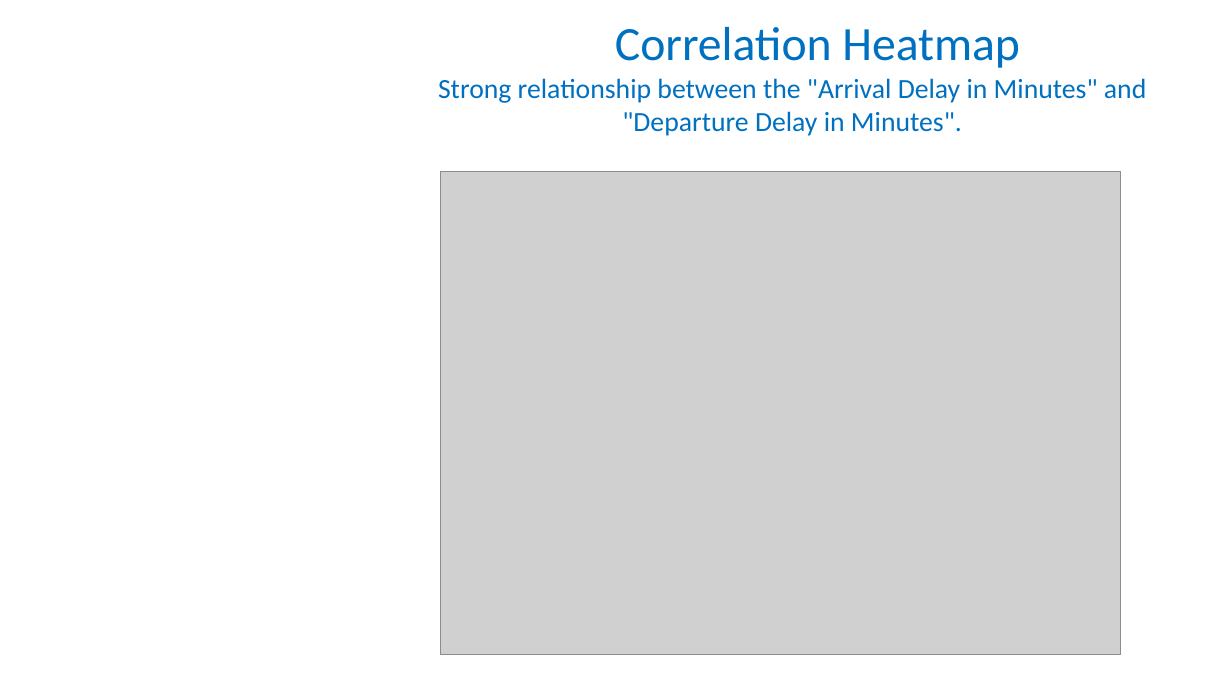
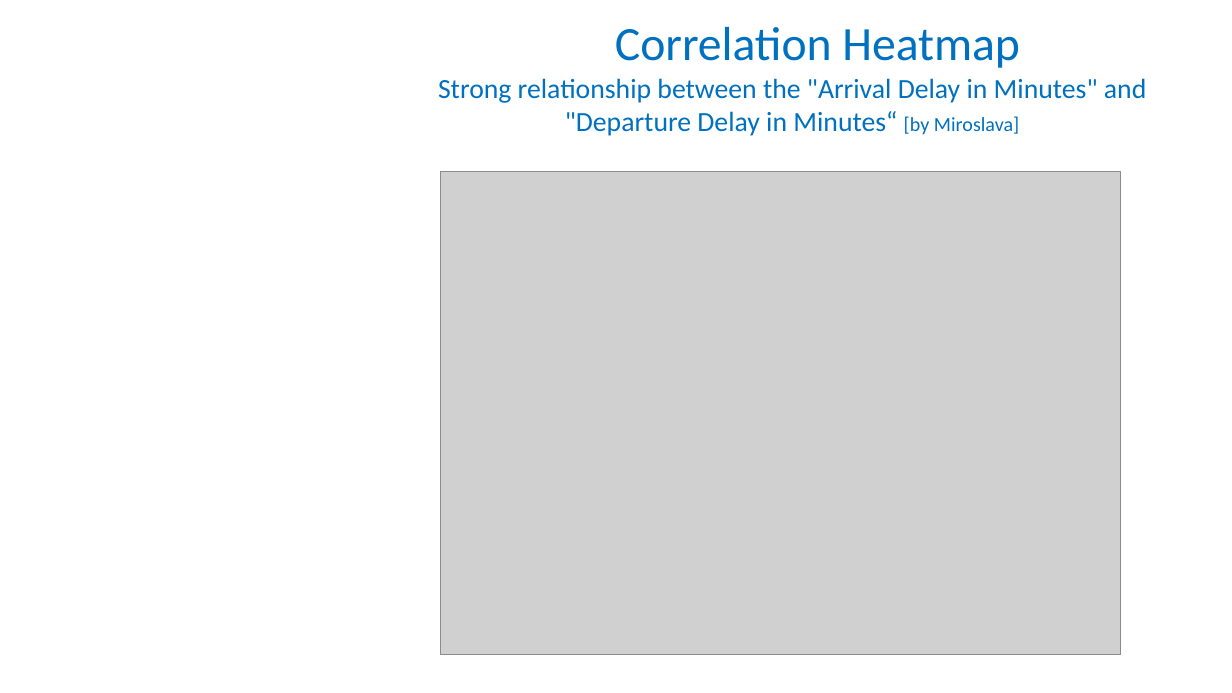
Before and after one commit to ZygimantasJakubauskas/Mashine-Learning-CA1, a slide deck: slide 3 of ML/PPT_ML_CA1_26 Nov 23.pptx. Drawn at 1232x693 pixels with LibreOffice and Linux fonts; fonts in the diff are those of the drawing; grey boxes stand for pictures; background and template pictures are left out. Boxes give left, top, right and bottom in pixels: in the first picture for what was removed or moved away, otherwise in the second. Text is boxed around its words. In the diff, an @@ line names an element or a change of style, - is before the commit and + after.

Commit message:
Final PPT

```diff
--- a/ML/PPT_ML_CA1_26 Nov 23.pptx
+++ b/ML/PPT_ML_CA1_26 Nov 23.pptx
@@ title at [438,27,1146,136]: text changed @@
-Correlation Heatmap
-Strong relationship between the "Arrival Delay in Minutes" and "Departure Delay in Minutes".
+Correlation Heatmap
+Strong relationship between the "Arrival Delay in Minutes" and "Departure Delay in Minutes“ [by Miroslava]
```
Also in this commit, not shown: 9 other slides changed, 1 slide added, 1 other file.
